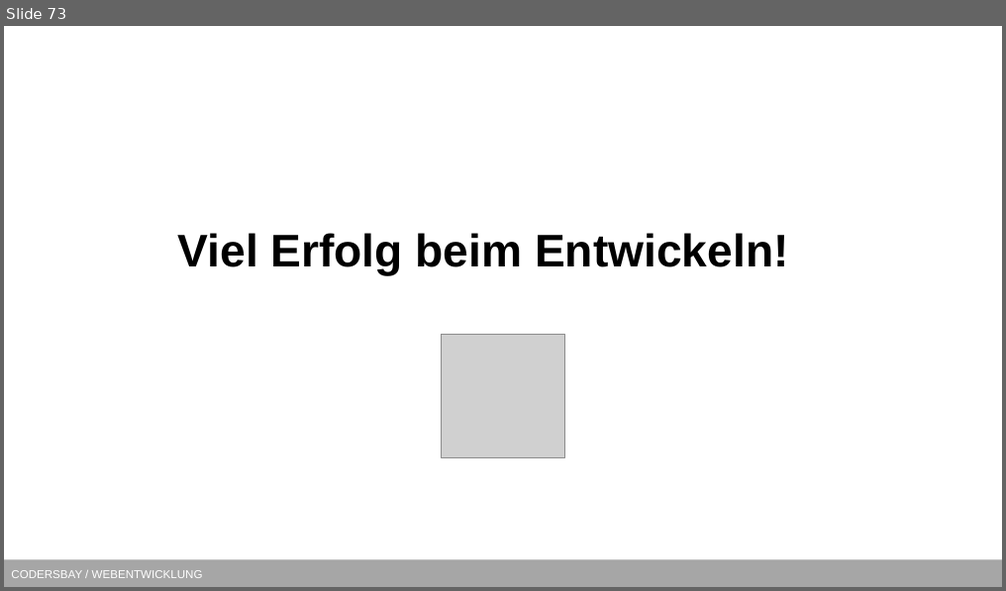
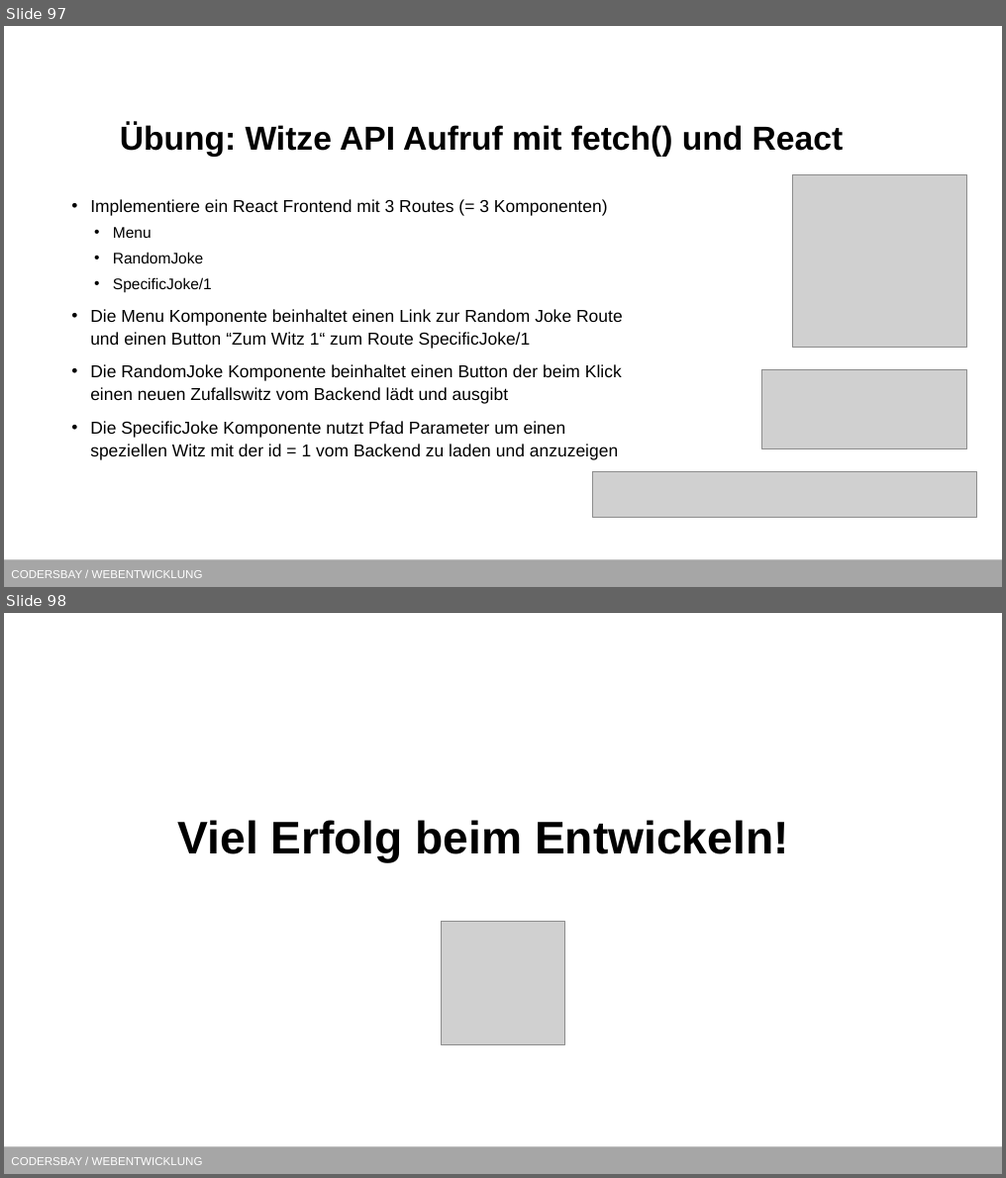
Before and after one commit to kodo89/Webentwicklung_23_24, a slide deck: 9. React/React.pptx. Shown one above the other, each under a label of ours: slide 73 before the commit, slides 97 and 98 after it. The pictures are 1006x591 and 1006x1178 pixels, drawn with LibreOffice and Linux fonts; fonts in the diff are those of the drawing; grey boxes stand for pictures; background and template pictures are left out. Boxes give left, top, right and bottom in pixels: in the first picture for what was removed or moved away, otherwise in the second. Text is boxed around its words. In the diff, an @@ line names an element or a change of style, - is before the commit and + after.

Commit message:
React Backend & Routing

```diff
--- a/9. React/React.pptx
+++ b/9. React/React.pptx
@@ slide 97 added at [4, 26, 1002, 587], background #FFFFFF; not listed: 1 template element that a slide beside it also shows @@
@@ text added at [120, 123, 844, 157], 32 pt, text #000000, bold @@
+Übung: Witze API Aufruf mit fetch() und React
@@ text added at [90, 199, 623, 461], 16.6 pt, text #000000 @@
+• Implementiere ein React Frontend mit 3 Routes (= 3 Komponenten)
+  • Menu
+  • RandomJoke
+  • SpecificJoke/1
+  • Die Menu Komponente beinhaltet einen Link zur Random Joke Route und einen Button “Zum Witz 1“ zum Route SpecificJoke/1
+  • Die RandomJoke Komponente beinhaltet einen Button der beim Klick einen neuen Zufallswitz vom Backend lädt und ausgibt
+  • Die SpecificJoke Komponente nutzt Pfad Parameter um einen speziellen Witz mit der id = 1 vom Backend zu laden und anzuzeigen
@@ picture added at [792, 174, 966, 347] @@
@@ picture added at [761, 370, 966, 450] @@
@@ picture added at [593, 472, 977, 518] @@
@@ what was slide 73 is now slide 98 @@
```
Also in this commit, not shown: 4 slides changed, 24 other slides added, 12 other files.
